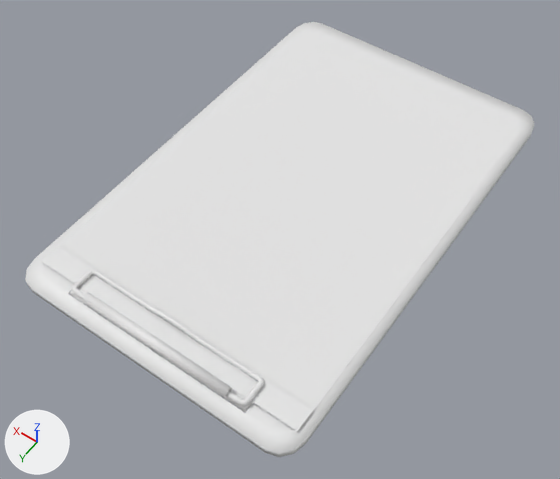
What one commit did to the FBX model Assets/Imports/M_Indice/M_IndicePlanche01.fbx.
Rendered twice from a 50 mm camera at (-0.169, 0.258, 0.352) aimed at (-0.004, 0.026, -0.013). The lights are fixed; the arrows at lower left show +X, +Y and +Z. The first picture is the older version. Where no turn or scale is listed for an object, it has been applied to the vertices.

Objects in the first picture: 'M_IndicePlanche01'.
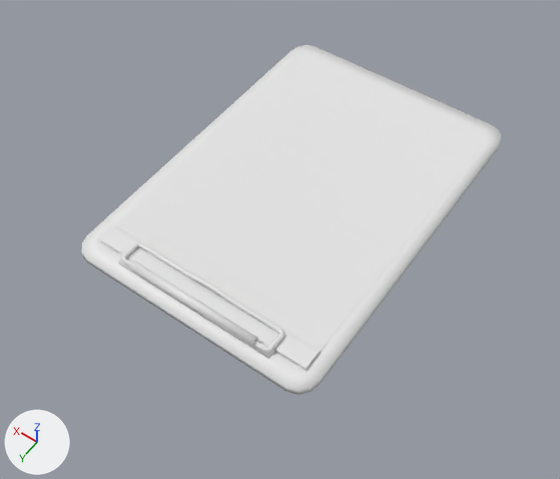
Changed parts and their boxes [x1, y1, x2, y2] in the pictures (560 x 479 px; the box of a moved part takes in the faces that stretch with it):
'M_IndicePlanche01', reshaped (18% narrower, 19% shorter)
    before: [25, 22, 535, 457]
    after: [81, 45, 501, 395]
part 1 of me_plane_004, moved or reshaped
    before: [25, 22, 535, 457]
    after: [81, 45, 501, 395]
part 2 of me_plane_004, moved or reshaped
    before: [41, 51, 471, 431]
    after: [99, 239, 326, 369]
part 3 of me_plane_004, moved or reshaped
    before: [68, 287, 253, 413]
    after: [118, 257, 276, 359]
part 4 of me_plane_004, moved or reshaped
    before: [82, 292, 232, 398]
    after: [130, 261, 258, 347]
part 5 of me_plane_004, moved or reshaped
    before: [72, 269, 264, 405]
    after: [121, 242, 285, 352]

What changed in the scene script:
```text
Change me_plane_004:
    used by ob_m_indiceplanche01; location = (0.0, 0.0, 0.0)
    remove me_plane_004.from_pydata(...)  # 428 vertices, 417 faces; spans x -0.091..0.091, y -0.142..0.142, z 0.0..0.011
    add me_plane_004.from_pydata(...)  # 428 vertices, 417 faces; spans x -0.079..0.079, y -0.118..0.11, z 0.0..0.011
    me_plane_004 part 1: the loose piece of 96 vertices spanning x -0.091..0.091, y -0.142..0.142, z 0.0..0.004 is scaled about its middle by (0.867, 0.796, 1), then moved by (0.0, -0.004, 0.0)
    me_plane_004 part 2: the loose piece of 12 vertices spanning x -0.086..0.086, y -0.098..0.127, z 0.005..0.006 is scaled about its middle by (0.819, 0.867, 1), then moved by (0.0, -0.015, 0.0)
    me_plane_004 part 3: the loose piece of 8 vertices spanning x -0.06..0.06, y 0.112..0.133, z 0.004..0.006 is scaled about its middle by (0.867, 0.867, 1), then moved by (0.0, -0.029, 0.0)
    me_plane_004 part 4: the loose piece of 48 vertices spanning x -0.048..0.048, y 0.128..0.134, z 0.005..0.011 is scaled about its middle by (0.867, 0.867, 1), then moved by (0.0, -0.03, 0.0)
    me_plane_004 part 5: the loose piece of 264 vertices spanning x -0.059..0.059, y 0.114..0.132, z 0.006..0.01 is scaled about its middle by (0.867, 0.867, 1), then moved by (0.0, -0.029, 0.0)
```
